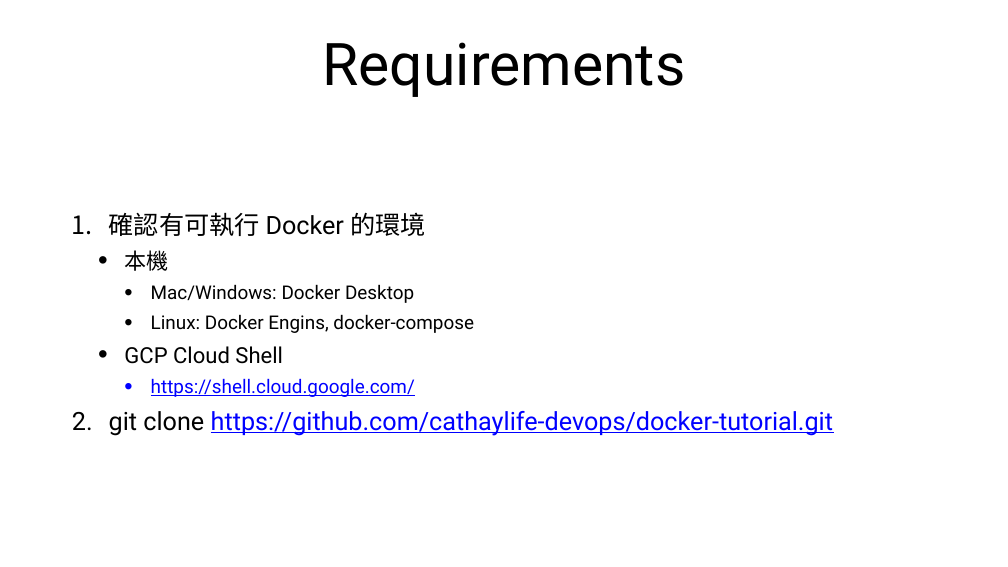
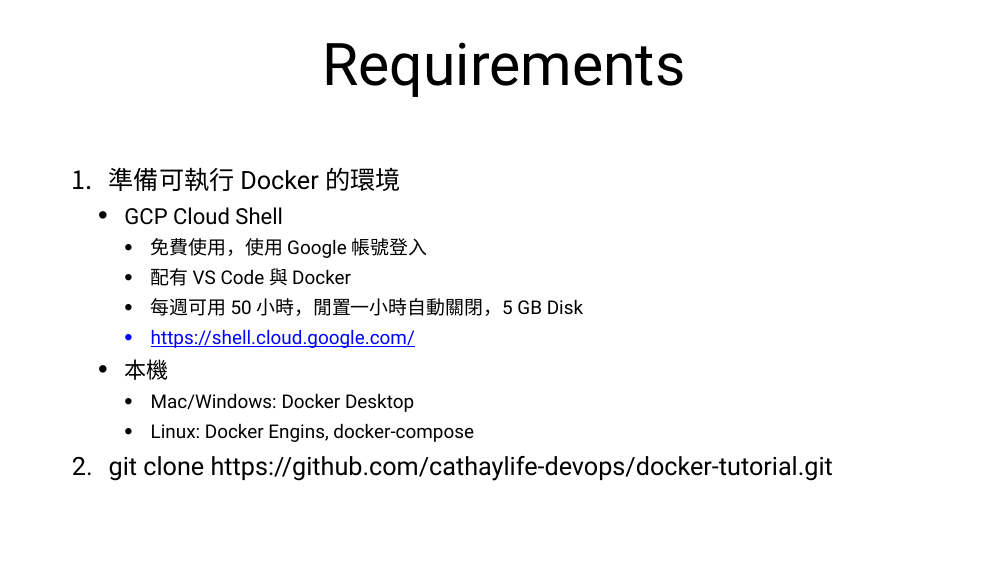
Before and after one commit to cathaylife-devops/docker-tutorial, a slide deck: slide 3 of docker-tutorial.pptx. Drawn at 1008x567 pixels with LibreOffice and Linux fonts; fonts in the diff are those of the drawing. Boxes give left, top, right and bottom in pixels: in the first picture for what was removed or moved away, otherwise in the second. Text is boxed around its words. In the diff, an @@ line names an element or a change of style, - is before the commit and + after.

```diff
--- a/docker-tutorial.pptx
+++ b/docker-tutorial.pptx
@@ text at (109,167,583,348): text changed; size 48 to 36 pt @@
-1. 確認有可執行 Docker 的環境
+1. 準備可執行 Docker 的環境
+  • GCP Cloud Shell
+    • 免費使用，使用 Google 帳號登入
+    • 配有 VS Code 與 Docker
+    • 每週可用 50 小時，閒置一小時自動關閉，5 GB Disk
+    • https://shell.cloud.google.com/
@@ text at (124,346,415,397): paragraphs removed @@
-  • GCP Cloud Shell
-    • https://shell.cloud.google.com/
@@ text at (109,456,833,481): text colour #0000FF to #000000, underline off in "https://github.com/cathaylife-devops/docker-tutorial.git" @@
```
Also in this commit, not shown: 15 other slides changed, 2 slides added, 2 other files.
